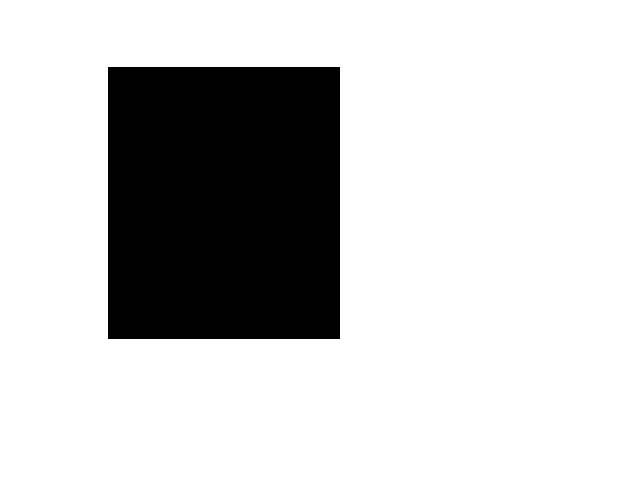
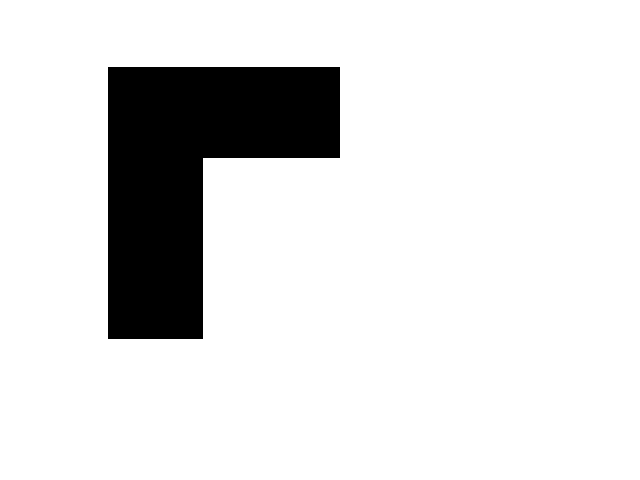
Two versions of the same layered image (640x480). Layer-by-layer changes:
added layer "Layer 2" above "Layer 1" over [203, 158, 340, 339]
